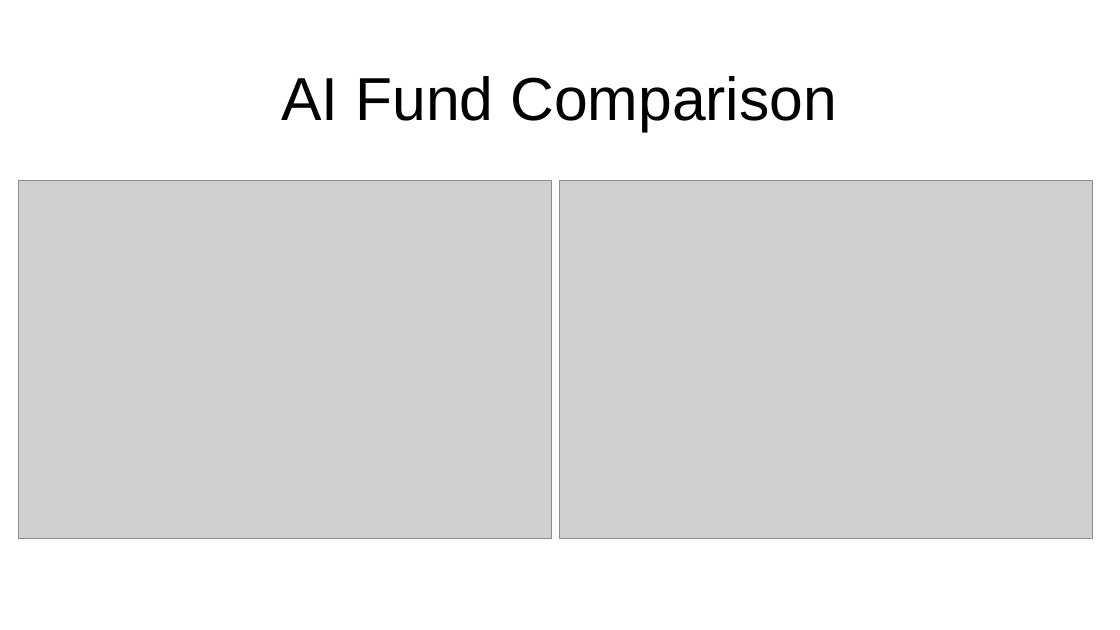
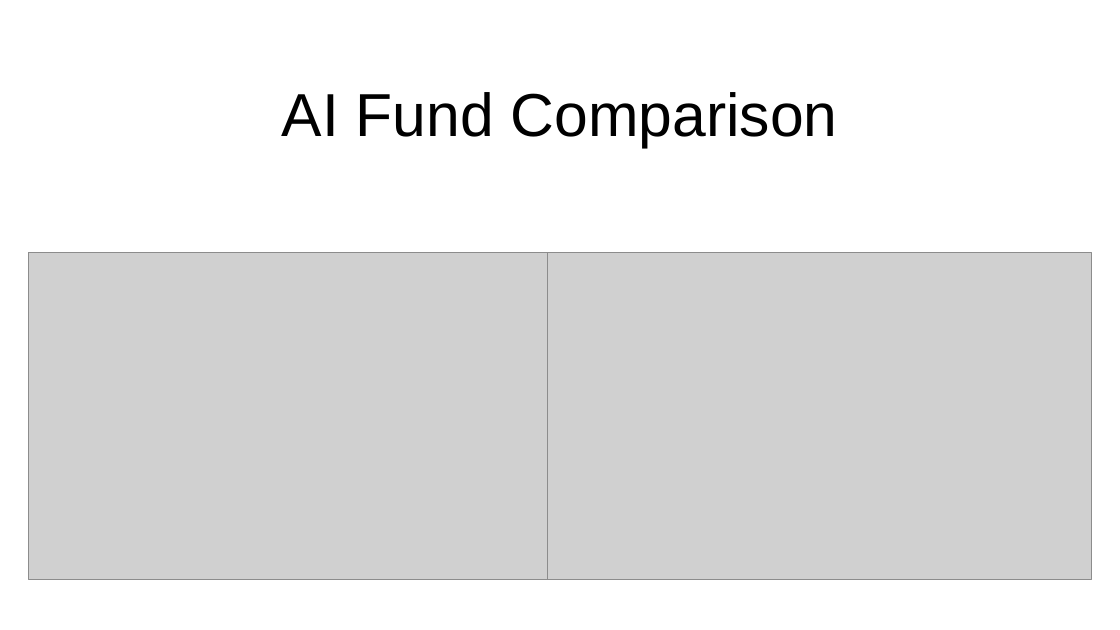
Before and after one commit to RuanGeldenhuys/22550801_FinMetrics, a slide deck: slide 1 of Questions/Question1/Question1_pp.pptx. Drawn at 1120x630 pixels with LibreOffice and Linux fonts; fonts in the diff are those of the drawing; grey boxes stand for pictures. Boxes give left, top, right and bottom in pixels: in the first picture for what was removed or moved away, otherwise in the second. Text is boxed around its words. In the diff, an @@ line names an element or a change of style, - is before the commit and + after.

```diff
--- a/Questions/Question1/Question1_pp.pptx
+++ b/Questions/Question1/Question1_pp.pptx
@@ title "AI Fund Comparison": place and size @@
-title "AI Fund Comparison" at [282, 76, 837, 131]
+title "AI Fund Comparison" at [282, 92, 838, 148]
@@ picture: place and size @@
-picture at [18, 181, 552, 538]
+picture at [29, 252, 573, 579]
@@ picture: place and size @@
-picture at [560, 181, 1093, 538]
+picture at [547, 252, 1091, 579]
```
Also in this commit, not shown: 3 other slides changed, 12 other files.
